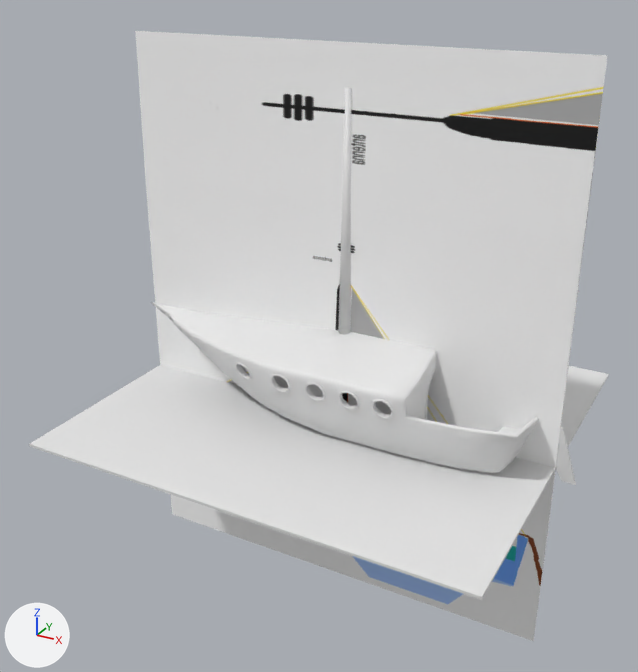
The FBX model Project 7/Assets/Models/boat.fbx: old version first, new version second.
The view is the same before and after, from a 50 mm lens placed at (14.2, -27.2, 16.3), pointed at (-0.7, -0.1, 2.8). Every picture has the same lights, and +X, +Y and +Z are marked at lower left. Vertices at the same position are counted once.

Names of what the first picture shows: 'Cube', 'Cube.001', 'Hull', 'Mast', 'interior wall 1.002'.
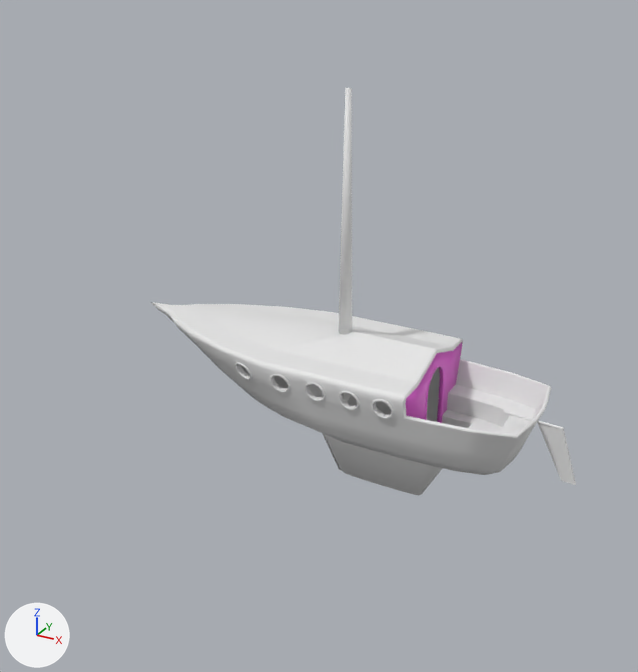
Commit message: chopped up the boat

The change, as a diff of the scene's bpy script:
```diff
--- a/Project 7/Assets/Models/boat.fbx.py
+++ b/Project 7/Assets/Models/boat.fbx.py
@@ me_cube_005 @@
-me_cube_005.from_pydata(...)  # 496 vertices, 485 faces; spans x 3.88..4.06, y -2.71..2.71, z -0.82..3.07
+me_cube_005.from_pydata(...)  # 70 vertices, 39 faces; spans x 3.92..4.02, y -2.71..2.71, z -0.82..3.07
+# me_cube_005 part 2: 426 vertices removed from x 3.88..4.06, y -0.88..0.88, z -0.67..2.59
+# me_cube_005 part 3: 39 faces spanning x 3.92..4.02, y -2.71..2.71, z -0.82..3.07 switch from no material to mat_material_003 (pink #e763d7)
+# me_cube_005 part 4: the surface is now shaded smooth
@@ me_cube_011 @@
-me_cube_011.from_pydata(...)  # 4660 vertices, 4702 faces; spans x -8.9..7.9, y -2.9..2.9, z -3.0..3.2
+me_cube_011.from_pydata(...)  # 384 vertices, 372 faces; spans x -1.3..-0.5, y -2.9..-2.5, z 1.5..2.4
+# me_cube_011 part 1: 4276 vertices removed from x -8.9..7.9, y -2.9..2.9, z -3.0..3.2
@@ ob_cube_001 @@
-ob_cube_001 = bpy.data.objects.new('Cube.001', me_cube_002)
@@ ob_cube @@
-ob_cube = bpy.data.objects.new('Cube', me_cube_001)
@@ ob_doorframe @@
+ob_doorframe = bpy.data.objects.new('doorframe', me_cube_003)  # 452 vertices, 447 faces; spans x 3.88..4.06, y -0.89..0.89, z -0.67..2.59; in mat_material_003 (pink #e763d7)
+ob_doorframe.location = (0.0, 0.0, 0.0)
@@ ob_window_005 @@
+ob_window_005 = bpy.data.objects.new('window.005', me_cube_019)  # 384 vertices, 372 faces; spans x 2.782..3.631, y -2.901..-2.497, z 1.483..2.355
+ob_window_005.location = (0.0, 0.0, 0.0)
@@ ob_window_004 @@
+ob_window_004 = bpy.data.objects.new('window.004', me_cube_017)  # 384 vertices, 372 faces; spans x 1.493..2.331, y -2.899..-2.497, z 1.485..2.355
+ob_window_004.location = (0.0, 0.0, 0.0)
@@ ob_keel @@
+ob_keel = bpy.data.objects.new('Keel', me_cube_010)  # 78 vertices, 42 faces; spans x -0.94..4.94, y -0.41..0.41, z -3.02..-0.81
+ob_keel.location = (0.0, 0.0, 0.0)
@@ ob_bench @@
+ob_bench = bpy.data.objects.new('bench', me_cube_027)  # 34 vertices, 22 faces; spans x 4.0..7.48, y -2.15..2.25, z 0.1..0.82
+ob_bench.location = (0.0, 0.0, 0.0)
@@ ob_window_001 @@
+ob_window_001 = bpy.data.objects.new('window.001', me_cube_018)  # 384 vertices, 373 faces; spans x 0.155..0.993, y -2.899..-2.497, z 1.486..2.485
+ob_window_001.location = (0.0, 0.0, 0.0)
@@ ob_roof @@
+ob_roof = bpy.data.objects.new('roof', me_cube_008)  # 34 vertices, 12 faces; spans x -8.31..3.97, y -1.72..1.72, z 2.57..3.22
+ob_roof.location = (0.0, 0.0, 0.0)
@@ ob_trim @@
+ob_trim = bpy.data.objects.new('trim', me_cube_015)  # 130 vertices, 103 faces; spans x 3.95..7.93, y -2.81..2.81, z 1.34..3.22
+ob_trim.location = (0.0, 0.0, 0.0)
@@ ob_outerhull @@
+ob_outerhull = bpy.data.objects.new('outerhull', me_cube_006)  # 490 vertices, 422 faces; spans x -8.9..7.9, y -2.9..2.9, z -1.0..2.6
+ob_outerhull.location = (0.0, 0.0, 0.0)
@@ ob_topdeck @@
+ob_topdeck = bpy.data.objects.new('topdeck', me_cube_007)  # 55 vertices, 26 faces; spans x -7.47..3.98, y -2.68..2.68, z 2.56..2.63
+ob_topdeck.location = (0.0, 0.0, 0.0)
@@ ob_innerhull @@
+ob_innerhull = bpy.data.objects.new('innerhull', me_cube_013)  # 411 vertices, 337 faces; spans x -8.6..7.8, y -2.8..2.8, z -0.8..2.5
+ob_innerhull.location = (0.0, 0.0, 0.0)
@@ ob_window_003 @@
+ob_window_003 = bpy.data.objects.new('window.003', me_cube_016)  # 384 vertices, 372 faces; spans x -3.069..-2.206, y -2.662..-2.12, z 1.442..2.3
+ob_window_003.location = (0.0, 0.0, 0.0)
```

Pixel boxes [x1, y1, x2, y2] of what changed, in the pictures (638 x 672 px):
'Cube.001', deleted: before [135, 31, 607, 641]
'Cube', deleted: before [29, 365, 609, 600]
'outerhull', added: after [151, 302, 544, 475]
'roof', added: after [164, 305, 451, 383]
'topdeck', added: after [172, 304, 461, 394]
'Keel', added: after [322, 433, 443, 495]
'innerhull', added: after [241, 341, 548, 422]
'bench', added: after [447, 385, 535, 434]
'trim', added: after [403, 339, 551, 438]
'doorframe', added: after [425, 364, 445, 423]
'window.005', added: after [371, 399, 394, 419]
'window.004', added: after [338, 391, 359, 410]
'window.001', added: after [305, 383, 325, 402]
'window.003', added: after [235, 362, 252, 380]
part 1 of me_cube_011, deleted: before [151, 302, 538, 474]
part 2 of me_cube_005, deleted: before [425, 367, 437, 420]
part 3 of me_cube_005, recoloured (grey to pink): before [406, 356, 436, 419]; after [406, 342, 462, 419]
